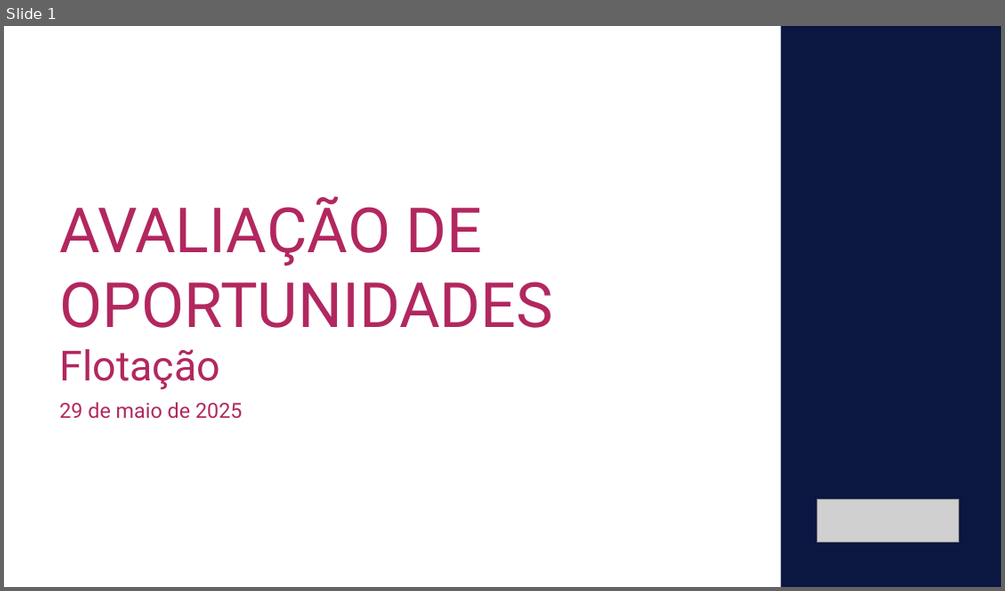
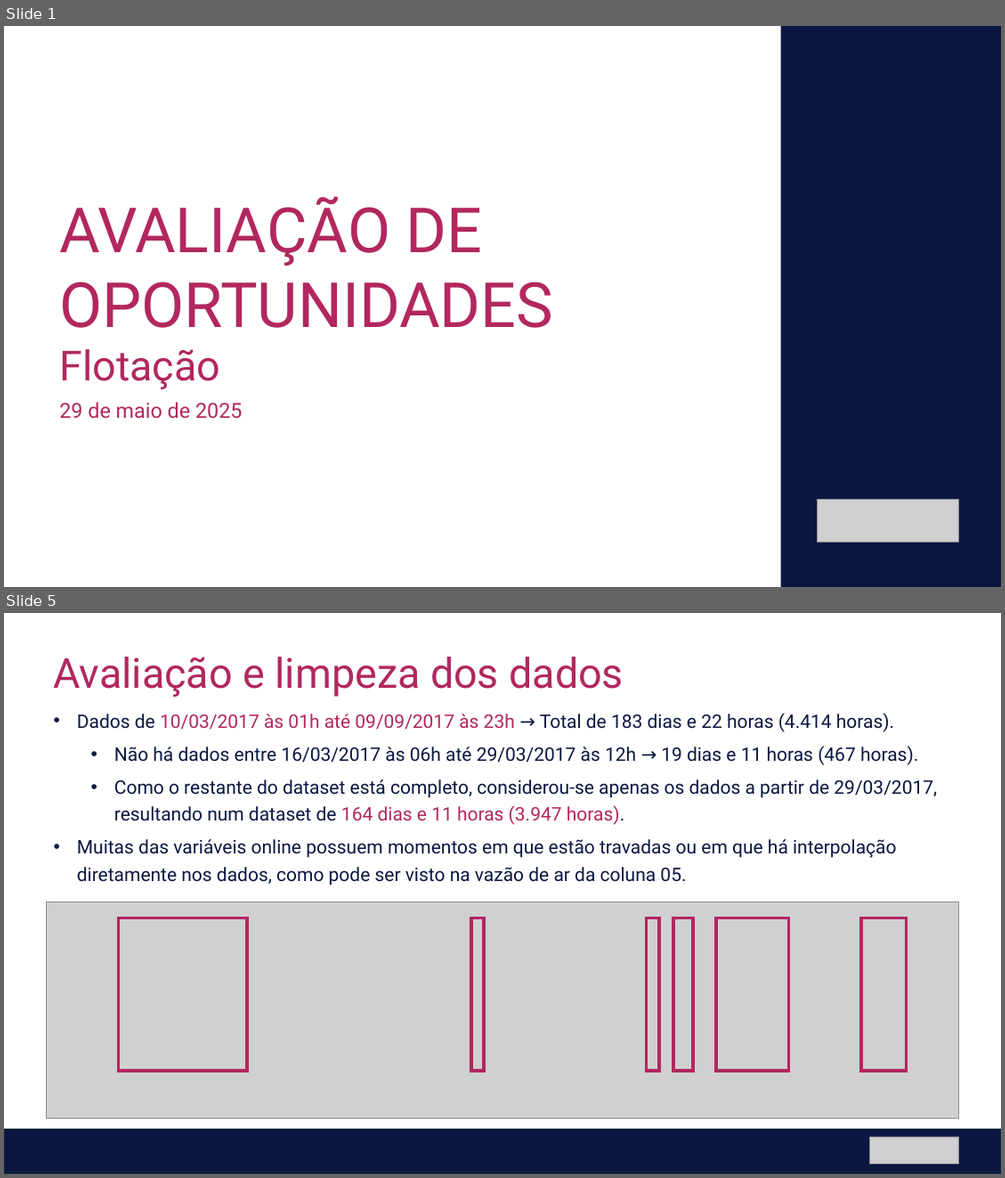
Before and after one commit to matleobor/case-ihm, a slide deck: IHM Stefanini - Análise de Oportunidade - Flotação.pptx. Shown one above the other, each under a label of ours: slide 1 before the commit, slides 1 and 5 after it; the slides between them are not shown. The pictures are 1005x591 and 1005x1178 pixels, drawn with LibreOffice and Linux fonts; fonts in the diff are those of the drawing; grey boxes stand for pictures. Boxes give left, top, right and bottom in pixels: in the first picture for what was removed or moved away, otherwise in the second. Text is boxed around its words. In the diff, an @@ line names an element or a change of style, - is before the commit and + after.

```diff
--- a/IHM Stefanini - Análise de Oportunidade - Flotação.pptx
+++ b/IHM Stefanini - Análise de Oportunidade - Flotação.pptx
@@ slide 5 added at <box>4,613,1001,1174</box>, background #FFFFFF @@
@@ text added at <box>54,657,624,697</box>, 40 pt, text #B2275F @@
+Avaliação e limpeza dos dados
@@ text added at <box>77,713,937,885</box>, 18 pt, text #0B1741 @@
+• Dados de 10/03/2017 às 01h até 09/09/2017 às 23h → Total de 183 dias e 22 horas (4.414 horas).
+  • Não há dados entre 16/03/2017 às 06h até 29/03/2017 às 12h → 19 dias e 11 horas (467 horas).
+  • Como o restante do dataset está completo, considerou-se apenas os dados a partir de 29/03/2017, resultando num dataset de 164 dias e 11 horas (3.947 horas).
+• Muitas das variáveis online possuem momentos em que estão travadas ou em que há interpolação diretamente nos dados, como pode ser visto na vazão de ar da coluna 05.
@@ picture added at <box>46,902,958,1119</box> @@
@@ rectangle added at <box>119,918,247,1070</box>, outline #B2275F 3 pt @@
@@ rectangle added at <box>471,918,484,1070</box>, outline #B2275F 3 pt @@
@@ rectangle added at <box>647,918,659,1070</box>, outline #B2275F 3 pt @@
@@ rectangle added at <box>673,918,693,1070</box>, outline #B2275F 3 pt @@
@@ rectangle added at <box>717,918,789,1070</box>, outline #B2275F 3 pt @@
@@ rectangle added at <box>861,918,906,1070</box>, outline #B2275F 3 pt @@
@@ rectangle added at <box>4,1129,1001,1174</box>, fill #0B1741, outline #092A39 1.5 pt @@
@@ picture added at <box>870,1136,959,1163</box> @@
```
Also in this commit, not shown: 1 slide changed, 12 other slides added, 1 other file.
